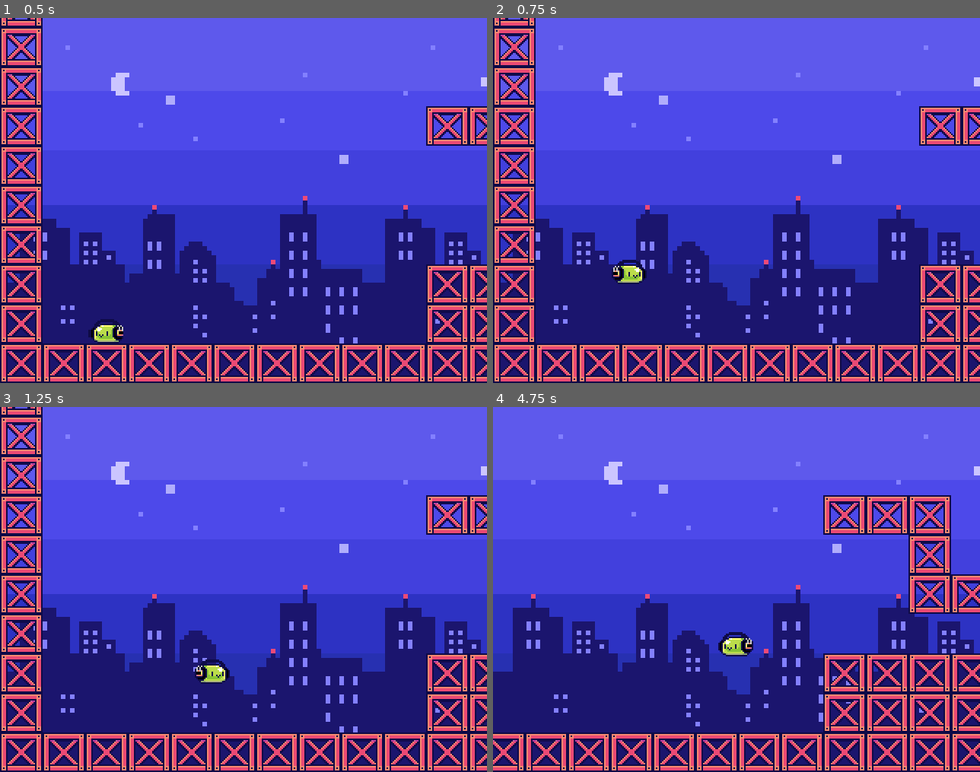
Above: before the commit, frames 1-4 (two rows, left to right).
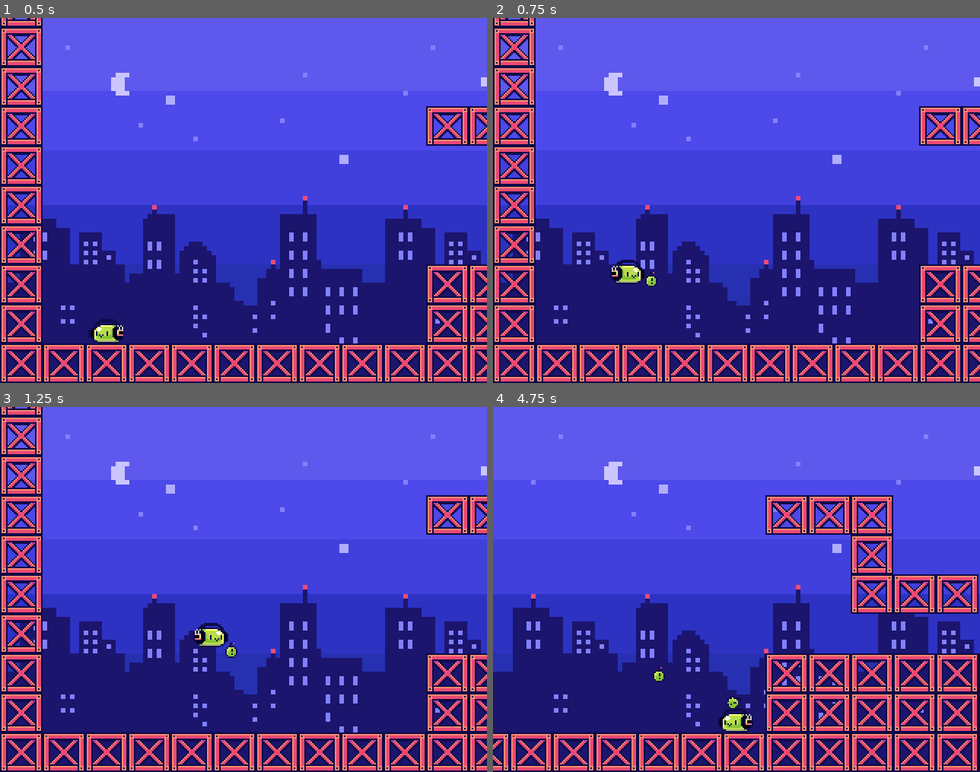
Above: after the commit, the same moments.

Repository: nikolawhallon/RobotDreams
Game: Godot game, scene res://Scenes/Game.tscn
Two runs of this game, one before a commit and one after it. Both use one fixed random seed, a clock stepped at 60 frames per second and the inputs below.
Inputs:
- Up to frame 1 (0.5 s): no input
- Up to frame 2 (0.75 s): tap Enter at 0.5 s; hold D from 0.53 s (still down); hold Space (jump, bound only after the commit) from 0.53 s (still down); tap Ctrl (bomb, bound only after the commit) at 0.6 s
- Up to frame 3 (1.25 s): keep holding D; keep holding Space (jump, bound only after the commit)
- Up to frame 4 (4.75 s): release Space (jump, bound only after the commit) at 1.28 s; tap Space (jump, bound only after the commit) at 1.35, 1.52, 1.82, 3.02, 3.32, 4.52 s; tap Ctrl (bomb, bound only after the commit) at 1.55, 2.1, 2.85, 4.35 s; release D at 2.03 s; hold A 2.03-2.78 s; hold Space (jump, bound only after the commit) 2.03-2.78 s; hold D 2.78-4.28 s; hold Space (jump, bound only after the commit) 3.53-4.28 s; hold A from 4.28 s (still down)

Frame 1 is identical in both runs. In frame 2, 0.3% of the frame differs, in the area x 24-34%, y 66-74%; in frame 3, 0.8%; in frame 4, 21%, in the area x 0-100%, y 24-100%.

Commit message:
added bomb throwing

Diff:
--- a/Scenes/BombLit.gd
+++ b/Scenes/BombLit.gd
@@ -7,3 +7,6 @@
 	if body.is_in_group("Block"):
 		body.destroy()
 		destroy()
+
+func _on_Timer_timeout():
+	destroy()
--- a/Scenes/BombLit.tscn
+++ b/Scenes/BombLit.tscn
@@ -7,6 +7,7 @@
 radius = 4.0
 
 [node name="BombLit" type="RigidBody2D"]
+gravity_scale = 2.0
 contacts_reported = 4
 contact_monitor = true
 script = ExtResource( 2 )
@@ -18,4 +19,10 @@
 position = Vector2( 0, 1 )
 shape = SubResource( 1 )
 
+[node name="Timer" type="Timer" parent="."]
+wait_time = 2.0
+one_shot = true
+autostart = true
+
 [connection signal="body_entered" from="." to="." method="_on_BombLit_body_entered"]
+[connection signal="timeout" from="Timer" to="." method="_on_Timer_timeout"]
--- a/Scenes/Game.gd
+++ b/Scenes/Game.gd
@@ -1,6 +1,17 @@
 extends Node
 
 var level = 1
+
+func _input(_event):
+	if Input.is_action_just_pressed("bomb"):
+		var lit_bomb = load("res://Scenes/BombLit.tscn").instance()
+		if $Player.direction == Vector2.LEFT:
+			lit_bomb.global_position = $Player.global_position + Vector2(-16, -8)
+			lit_bomb.apply_impulse(Vector2.ZERO, Vector2(-100, -100))
+		elif $Player.direction == Vector2.RIGHT:
+			lit_bomb.global_position = $Player.global_position + Vector2(16, -8)
+			lit_bomb.apply_impulse(Vector2.ZERO, Vector2(100, -100))
+		add_child(lit_bomb)
 
 func _ready():
 	var new_level = load("res://Scenes/Level1.tscn").instance()
--- a/Scenes/Level2.tscn
+++ b/Scenes/Level2.tscn
@@ -1,8 +1,7 @@
-[gd_scene load_steps=4 format=2]
+[gd_scene load_steps=3 format=2]
 
 [ext_resource path="res://Resources/tileset.tres" type="TileSet" id=1]
 [ext_resource path="res://Scenes/Block.tscn" type="PackedScene" id=2]
-[ext_resource path="res://Scenes/BombLit.tscn" type="PackedScene" id=3]
 
 [node name="Level2" type="Node2D" groups=["Level"]]
 
@@ -35,6 +34,3 @@
 
 [node name="Block8" parent="." instance=ExtResource( 2 )]
 position = Vector2( 294, 91 )
-
-[node name="BombLit" parent="." instance=ExtResource( 3 )]
-position = Vector2( 210, 0 )
--- a/Scenes/Player.gd
+++ b/Scenes/Player.gd
@@ -6,12 +6,13 @@
 export var run_speed = 100
 export var jump_speed = 250
 var velocity = Vector2.ZERO
+var direction = Vector2.LEFT
 
 func _physics_process(_delta):
 	if !is_on_floor():
 		velocity.y += gravity
 
-	if Input.is_key_pressed(KEY_SPACE):
+	if Input.is_action_pressed("jump"):
 		if is_on_floor():
 			velocity.y -= jump_speed
 
@@ -28,8 +29,10 @@
 
 	if velocity.x > 0:
 		$Sprite.scale.x = -1
+		direction = Vector2.RIGHT
 	elif velocity.x < 0:
 		$Sprite.scale.x = 1
+		direction = Vector2.LEFT
 
 	if get_slide_count() > 0 and velocity_before_collision.length() > 450:
 		emit_signal("wake_up")
--- a/project.godot
+++ b/project.godot
@@ -25,6 +25,19 @@
 
 common/drop_mouse_on_gui_input_disabled=true
 
+[input]
+
+bomb={
+"deadzone": 0.5,
+"events": [ Object(InputEventKey,"resource_local_to_scene":false,"resource_name":"","device":0,"alt":false,"shift":false,"control":false,"meta":false,"command":false,"pressed":false,"scancode":16777238,"physical_scancode":0,"unicode":0,"echo":false,"script":null)
+ ]
+}
+jump={
+"deadzone": 0.5,
+"events": [ Object(InputEventKey,"resource_local_to_scene":false,"resource_name":"","device":0,"alt":false,"shift":false,"control":false,"meta":false,"command":false,"pressed":false,"scancode":32,"physical_scancode":0,"unicode":0,"echo":false,"script":null)
+ ]
+}
+
 [physics]
 
 common/enable_pause_aware_picking=true
